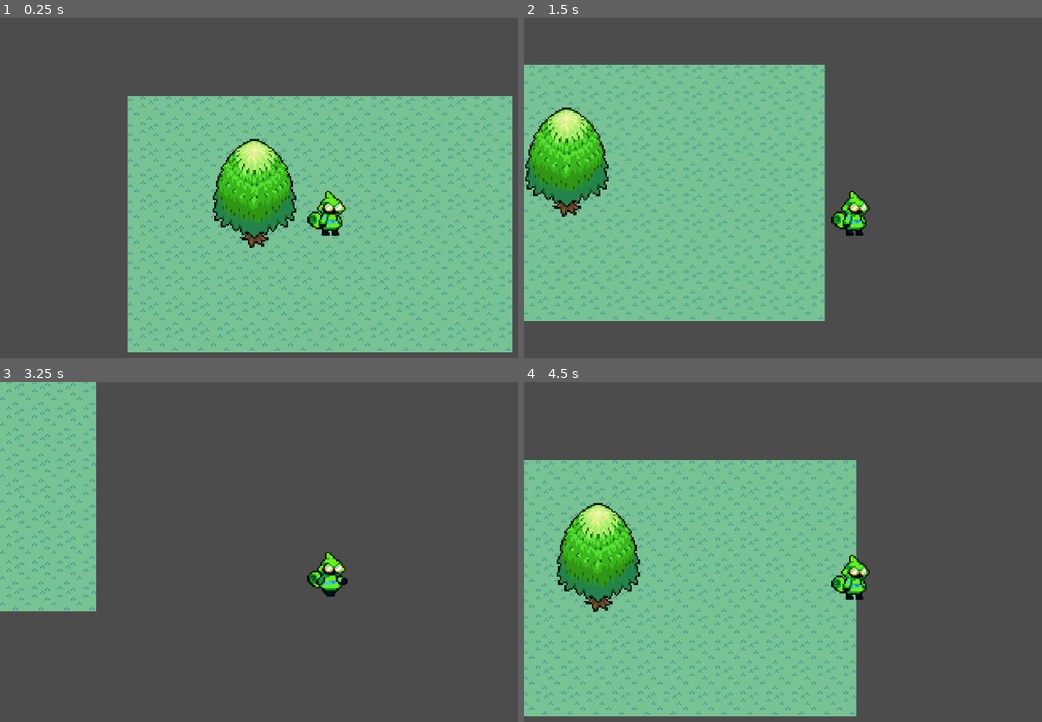
Above: before the commit, frames 1-4 (two rows, left to right).
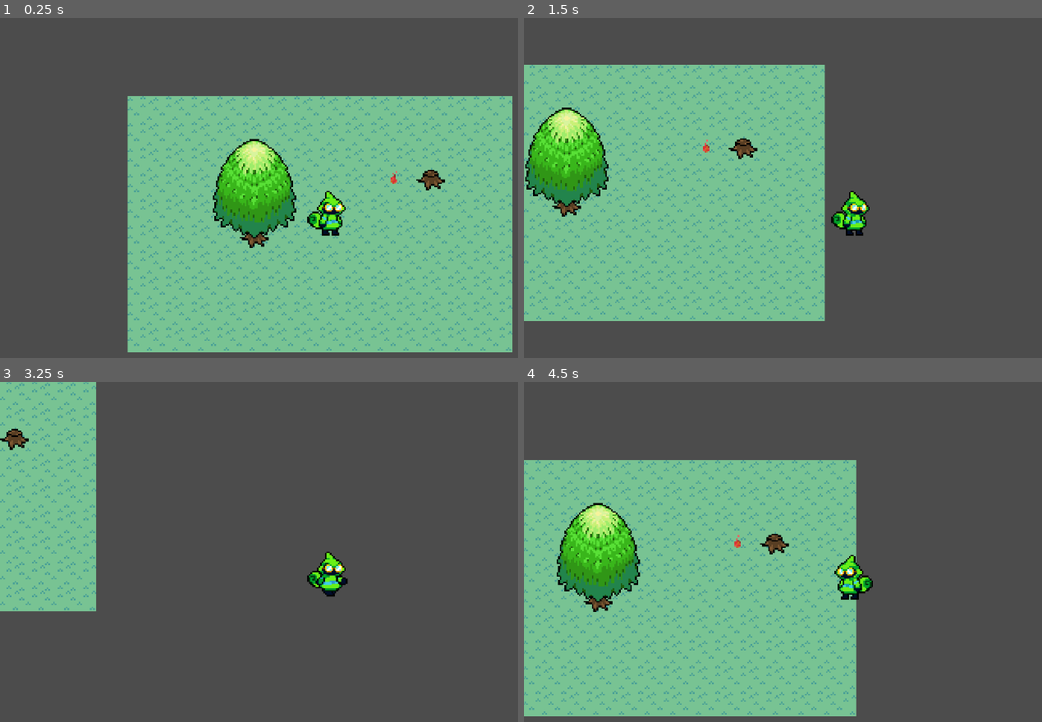
Above: after the commit, the same moments.

Repository: enzodaiki/gogodot3repo
Game: Godot game, scene res://world.tscn
The game is run twice, just before and just after one commit, with the same random seed, the same clock (stepped at 60 frames per second) and the same inputs. Before the commit the project has no main scene; this scene is started directly in both runs.
Inputs:
- Up to frame 1 (0.25 s): no input
- Up to frame 2 (1.5 s): tap Enter at 0.5 s; hold D (right) 0.53-1.28 s; hold S (down) from 1.28 s (still down)
- Up to frame 3 (3.25 s): release S (down) at 2.03 s; hold D (right) 2.03-2.78 s; hold W (up) from 2.78 s (still down)
- Up to frame 4 (4.5 s): release W (up) at 3.53 s; hold A (left) from 3.53 s (still down)

The runs differ from the first frame. In frame 1, 0.2% of the frame differs, in the area x 75-86%, y 44-51%; in frame 2, 0.2%; in frame 3, 0.2%; in frame 4, 0.9%, in the area x 40-68%, y 44-65%.

Commit message:
Add files via upload
29/05/2022, /gogodot3assets/fire_animation_png.png, /gogodot3jam/tree_trunk_sprite2.png.piskel, /gogodot3jam/KinematicBody2D.gd

Diff:
--- a/gogodot3jam/player.gd
+++ b/gogodot3jam/player.gd
@@ -7,16 +7,20 @@
 var velocity = Vector2.ZERO
 
 func _physics_process(delta):
-	var input_vector = Vector2.ZERO
-	input_vector.x = Input.get_action_strength("right") - Input.get_action_strength("left")
-	input_vector.y = Input.get_action_strength("down") - Input.get_action_strength("up")
-	input_vector = input_vector.normalized()
+	var input_vector1 = Vector2.ZERO
+	var input_vector2 = Vector2.ZERO
+	input_vector1.x = int(Input.get_action_strength("right")) - int(Input.get_action_strength("left"))
+	input_vector1.y = int(Input.get_action_strength("down")) - int(Input.get_action_strength("up"))
+	input_vector2 = input_vector1.normalized()
 
-	if input_vector != Vector2.ZERO:
-		velocity = velocity.move_toward(input_vector * MAX_SPEED, ACCELERATION * delta)
+	if input_vector2 != Vector2.ZERO:
+		velocity = velocity.move_toward(input_vector2 * MAX_SPEED, ACCELERATION * delta)
 		$AnimationPlayer.play("running")
 	else:
 		velocity = velocity.move_toward(Vector2.ZERO, FRICTION * delta)
 		$AnimationPlayer.play("idle")
 
+	if input_vector1.x != 0:
+		$Sprite.scale.x = input_vector1.x *-1
+
 	velocity = move_and_slide(velocity)
--- a/gogodot3jam/project.godot
+++ b/gogodot3jam/project.godot
@@ -11,28 +11,53 @@
 [application]
 
 config/name="gogodot3jam"
+run/main_scene="res://world.tscn"
 config/icon="res://icon.png"
+
+[importer_defaults]
+
+texture={
+"compress/bptc_ldr": 0,
+"compress/hdr_mode": 0,
+"compress/lossy_quality": 0.7,
+"compress/mode": 0,
+"compress/normal_map": 0,
+"detect_3d": false,
+"flags/anisotropic": false,
+"flags/filter": false,
+"flags/mipmaps": false,
+"flags/repeat": 0,
+"flags/srgb": 2,
+"process/HDR_as_SRGB": false,
+"process/fix_alpha_border": true,
+"process/invert_color": false,
+"process/normal_map_invert_y": false,
+"process/premult_alpha": false,
+"size_limit": 0,
+"stream": false,
+"svg/scale": 1.0
+}
 
 [input]
 
 left={
 "deadzone": 0.5,
-"events": [ Object(InputEventKey,"resource_local_to_scene":false,"resource_name":"","device":0,"alt":false,"shift":false,"control":false,"meta":false,"command":false,"pressed":false,"scancode":65,"unicode":0,"echo":false,"script":null)
+"events": [ Object(InputEventKey,"resource_local_to_scene":false,"resource_name":"","device":0,"alt":false,"shift":false,"control":false,"meta":false,"command":false,"pressed":false,"scancode":65,"physical_scancode":0,"unicode":0,"echo":false,"script":null)
  ]
 }
 up={
 "deadzone": 0.5,
-"events": [ Object(InputEventKey,"resource_local_to_scene":false,"resource_name":"","device":0,"alt":false,"shift":false,"control":false,"meta":false,"command":false,"pressed":false,"scancode":87,"unicode":0,"echo":false,"script":null)
+"events": [ Object(InputEventKey,"resource_local_to_scene":false,"resource_name":"","device":0,"alt":false,"shift":false,"control":false,"meta":false,"command":false,"pressed":false,"scancode":87,"physical_scancode":0,"unicode":0,"echo":false,"script":null)
  ]
 }
 right={
 "deadzone": 0.5,
-"events": [ Object(InputEventKey,"resource_local_to_scene":false,"resource_name":"","device":0,"alt":false,"shift":false,"control":false,"meta":false,"command":false,"pressed":false,"scancode":68,"unicode":0,"echo":false,"script":null)
+"events": [ Object(InputEventKey,"resource_local_to_scene":false,"resource_name":"","device":0,"alt":false,"shift":false,"control":false,"meta":false,"command":false,"pressed":false,"scancode":68,"physical_scancode":0,"unicode":0,"echo":false,"script":null)
  ]
 }
 down={
 "deadzone": 0.5,
-"events": [ Object(InputEventKey,"resource_local_to_scene":false,"resource_name":"","device":0,"alt":false,"shift":false,"control":false,"meta":false,"command":false,"pressed":false,"scancode":83,"unicode":0,"echo":false,"script":null)
+"events": [ Object(InputEventKey,"resource_local_to_scene":false,"resource_name":"","device":0,"alt":false,"shift":false,"control":false,"meta":false,"command":false,"pressed":false,"scancode":83,"physical_scancode":0,"unicode":0,"echo":false,"script":null)
  ]
 }
 
--- a/gogodot3jam/world.tscn
+++ b/gogodot3jam/world.tscn
@@ -1,8 +1,43 @@
-[gd_scene load_steps=4 format=2]
+[gd_scene load_steps=8 format=2]
 
 [ext_resource path="res://tileset.tres" type="TileSet" id=1]
 [ext_resource path="res://player.tscn" type="PackedScene" id=2]
 [ext_resource path="res://tileset2.tres" type="TileSet" id=3]
+[ext_resource path="res://assets/tree_trunk_sprite2.png" type="Texture" id=4]
+[ext_resource path="res://assets/fire_animation_png.png" type="Texture" id=5]
+
+[sub_resource type="Animation" id=1]
+loop = true
+step = 0.01
+tracks/0/type = "value"
+tracks/0/path = NodePath("Node2D/Sprite:frame")
+tracks/0/interp = 1
+tracks/0/loop_wrap = true
+tracks/0/imported = false
+tracks/0/enabled = true
+tracks/0/keys = {
+"times": PoolRealArray( 0.01, 0.333, 0.61 ),
+"transitions": PoolRealArray( 1, 1, 1 ),
+"update": 0,
+"values": [ 0, 1, 2 ]
+}
+
+[sub_resource type="Animation" id=2]
+resource_name = "firing"
+loop = true
+step = 0.333
+tracks/0/type = "value"
+tracks/0/path = NodePath("Node2D/Sprite:frame")
+tracks/0/interp = 1
+tracks/0/loop_wrap = true
+tracks/0/imported = false
+tracks/0/enabled = true
+tracks/0/keys = {
+"times": PoolRealArray( 0, 0.333, 0.666 ),
+"transitions": PoolRealArray( 1, 1, 1 ),
+"update": 1,
+"values": [ 0, 1, 2 ]
+}
 
 [node name="world" type="Node2D"]
 
@@ -32,3 +67,22 @@
 [node name="KinematicBody2D" parent="." instance=ExtResource( 2 )]
 position = Vector2( 125.023, 71.3048 )
 z_index = 2
+
+[node name="TreeTrunkSprite2" type="Sprite" parent="."]
+position = Vector2( 189, 51 )
+texture = ExtResource( 4 )
+
+[node name="Node2D" type="Node2D" parent="."]
+position = Vector2( 165, 51 )
+
+[node name="Sprite" type="Sprite" parent="Node2D"]
+position = Vector2( 1, 0 )
+texture = ExtResource( 5 )
+hframes = 3
+frame = 1
+
+[node name="AnimationPlayer" type="AnimationPlayer" parent="Node2D/Sprite"]
+root_node = NodePath("../../..")
+autoplay = "RESET"
+anims/RESET = SubResource( 1 )
+anims/firing = SubResource( 2 )
Binary file added: gogodot3jam/assets/fire_animation_png.png
Not shown, changed: gogodot3jam/assets/grass sprite.png.import
Not shown, changed: gogodot3jam/assets/jam sprite (1).png.import
Not shown, changed: gogodot3jam/assets/jam sprite.png.import
Not shown, changed: gogodot3jam/assets/protag go godot jam 3.png.import
Binary file added: gogodot3jam/assets/tree_trunk_sprite2.png
Not shown, added: gogodot3jam/assets/tree_trunk_sprite2.png.import
Not shown, changed: gogodot3jam/icon.png.import
Not shown, added: gogodot3jam/tree_trunk_sprite2.png.piskel
